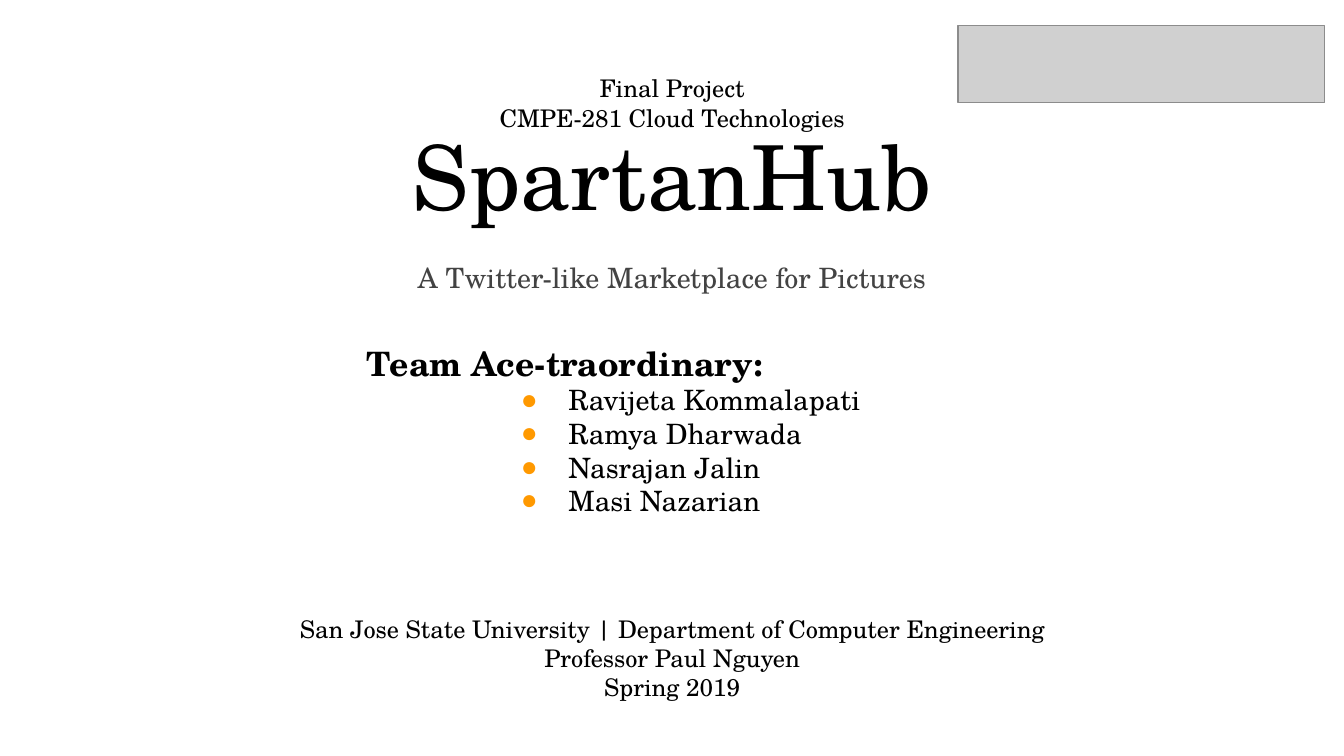
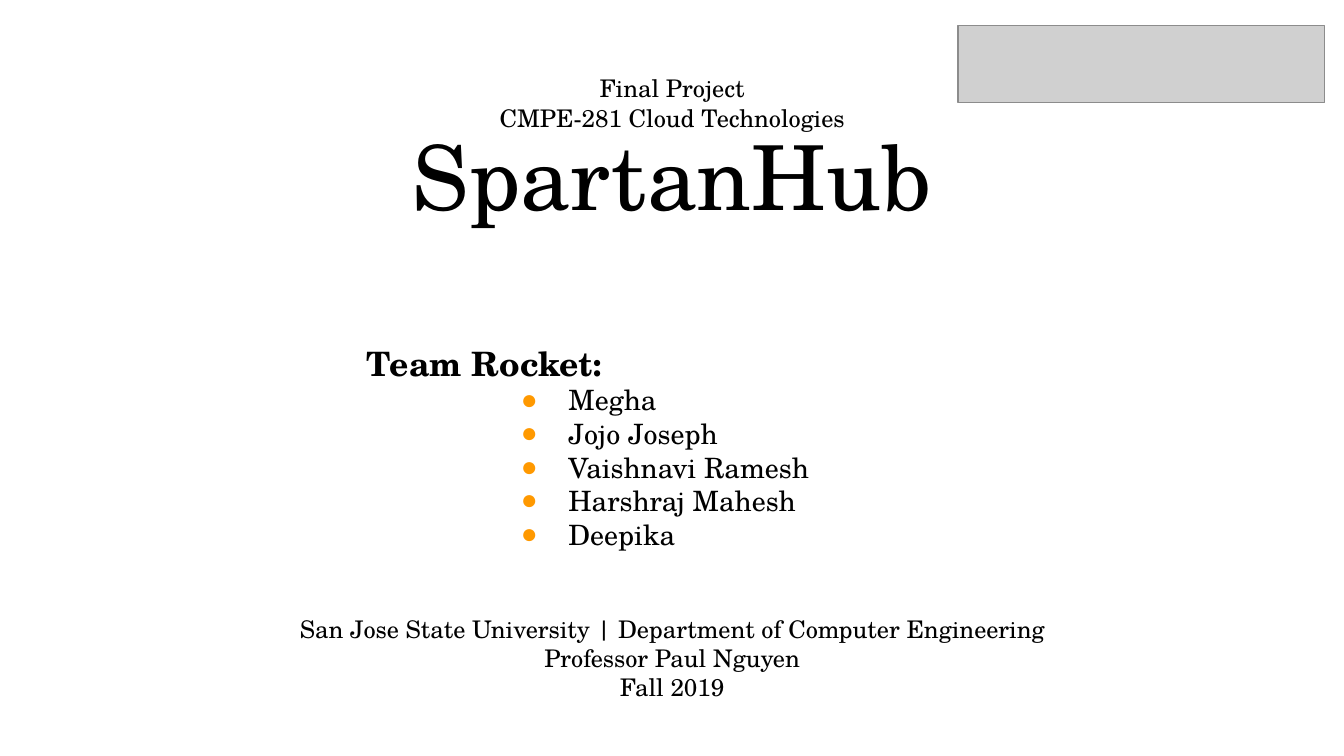
Before and after one commit to nguyensjsu/fa19-281-team-rocket, a slide deck: slide 1 of SpartanHub.pptx. Drawn at 1344x756 pixels with LibreOffice and Linux fonts; fonts in the diff are those of the drawing; grey boxes stand for pictures. Boxes give left, top, right and bottom in pixels: in the first picture for what was removed or moved away, otherwise in the second. Text is boxed around its words. In the diff, an @@ line names an element or a change of style, - is before the commit and + after.

Commit message:
ppt

```diff
--- a/SpartanHub.pptx
+++ b/SpartanHub.pptx
@@ text removed at <box>418,267,926,294</box> @@
-A Twitter-like Marketplace for Pictures
@@ text at <box>367,351,809,551</box>: text changed @@
-Team Ace-traordinary:
-● Ravijeta Kommalapati
-● Ramya Dharwada
-● Nasrajan Jalin
-● Masi Nazarian
+Team Rocket:
+● Megha
+● Jojo Joseph
+● Vaishnavi Ramesh
+● Harshraj Mahesh
+● Deepika
@@ text at <box>620,678,725,697</box>: text changed @@
-Spring 2019
+Fall 2019
```
Also in this commit, not shown: 1 other slide changed.
